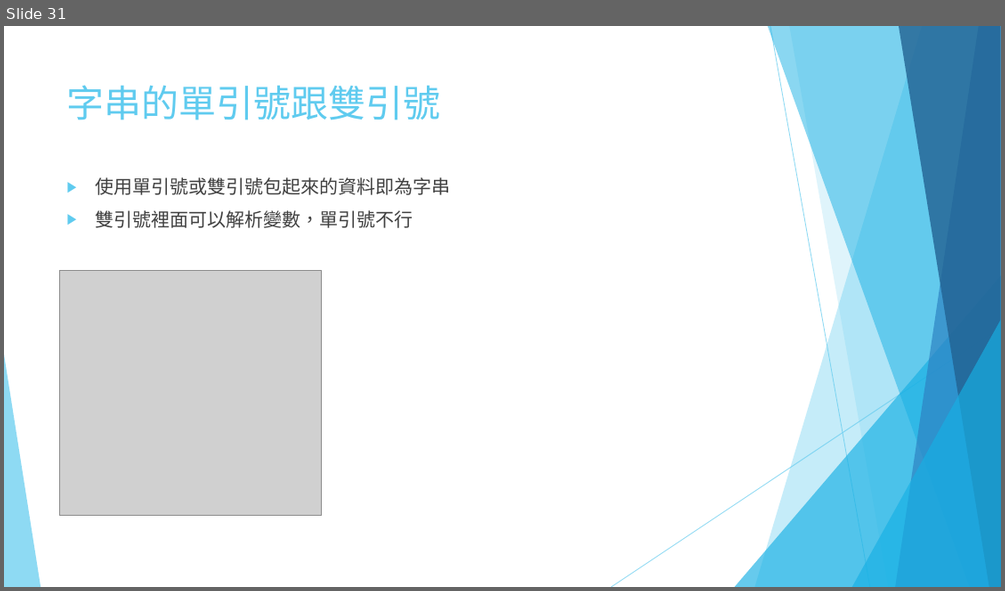
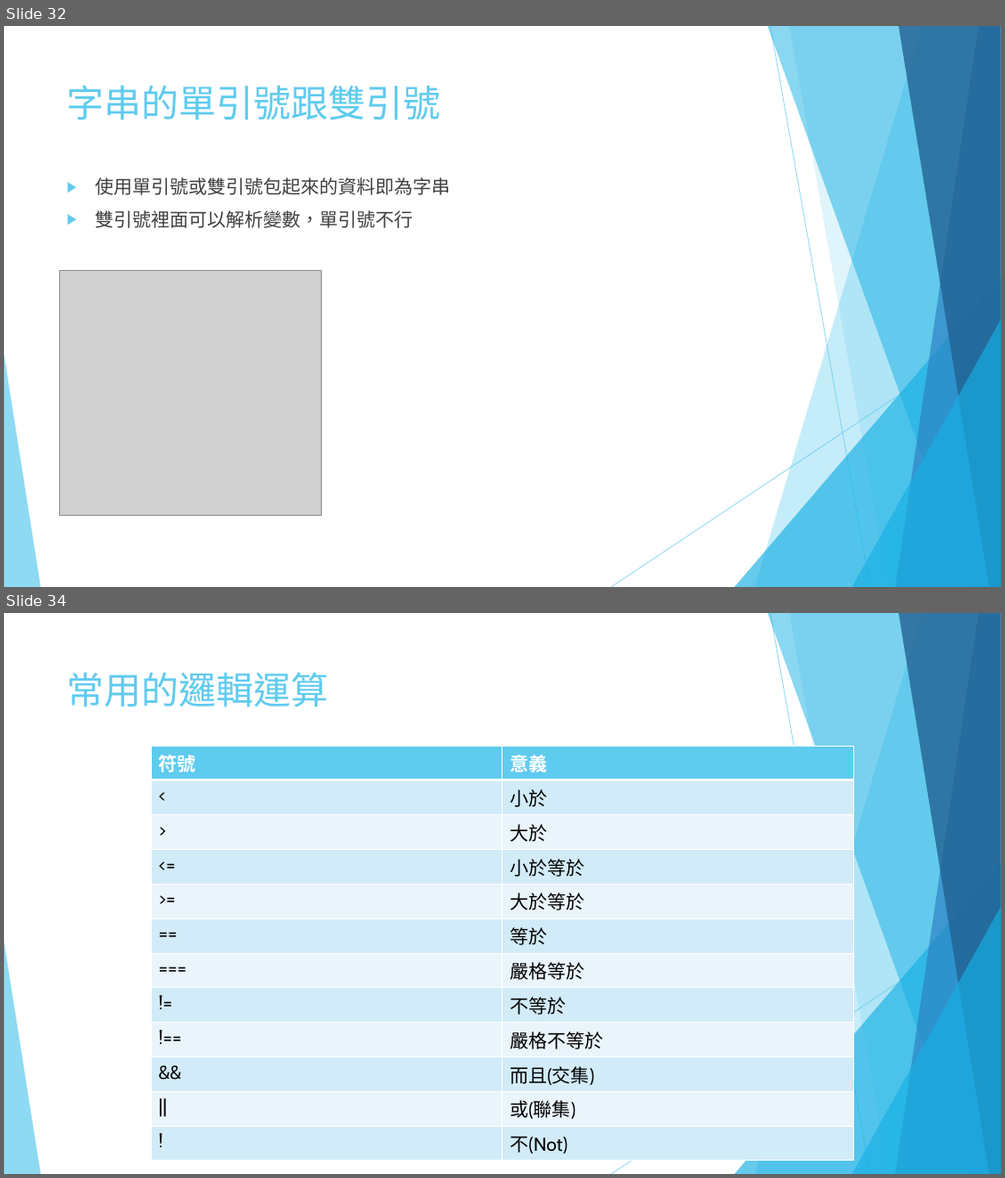
Before and after one commit to 10994015/phpmysqlppt, a slide deck: 01.pptx. Shown one above the other, each under a label of ours: slide 31 before the commit, slides 32 and 34 after it; the slides between them are not shown. The pictures are 1005x591 and 1005x1178 pixels, drawn with LibreOffice and Linux fonts; fonts in the diff are those of the drawing; grey boxes stand for pictures. Boxes give left, top, right and bottom in pixels: in the first picture for what was removed or moved away, otherwise in the second. Text is boxed around its words. In the diff, an @@ line names an element or a change of style, - is before the commit and + after.

```diff
--- a/01.pptx
+++ b/01.pptx
@@ slide 34 added at (4, 613, 1001, 1174), background #FFFFFF; not listed: 10 template elements that a slide beside it also shows @@
@@ title added at (67, 672, 329, 707), 36 pt, text #5FCBEF @@
+常用的邏輯運算
@@ table added at (152, 746, 854, 1157), 12 rows, 2 columns @@
+符號 | 意義
+< | 小於
+> | 大於
+<= | 小於等於
+>= | 大於等於
+== | 等於
+=== | 嚴格等於
+!= | 不等於
+!== | 嚴格不等於
+&& | 而且(交集)
+|| | 或(聯集)
+! | 不(Not)
@@ what was slide 31 is now slide 32 @@
```
Also in this commit, not shown: 19 other slides added.
